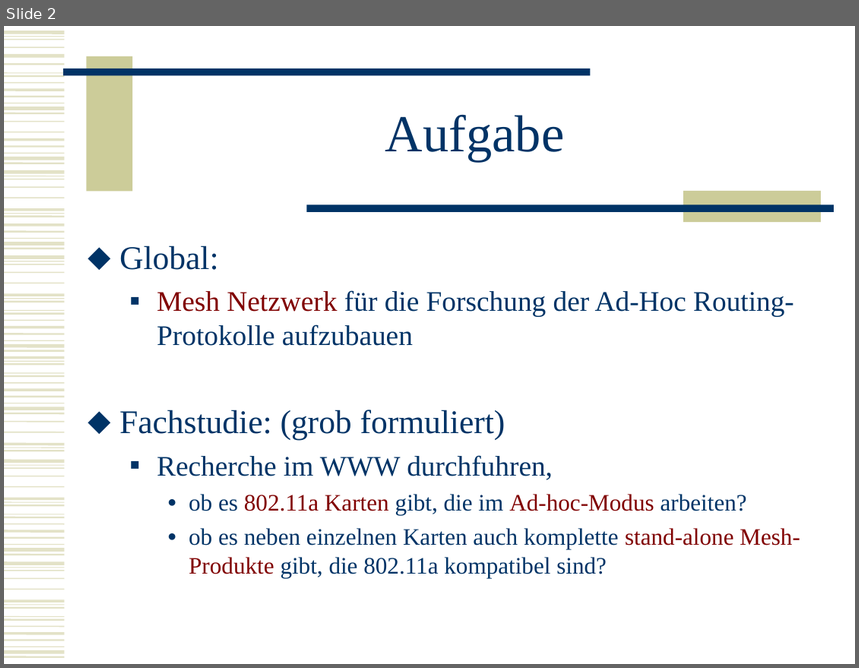
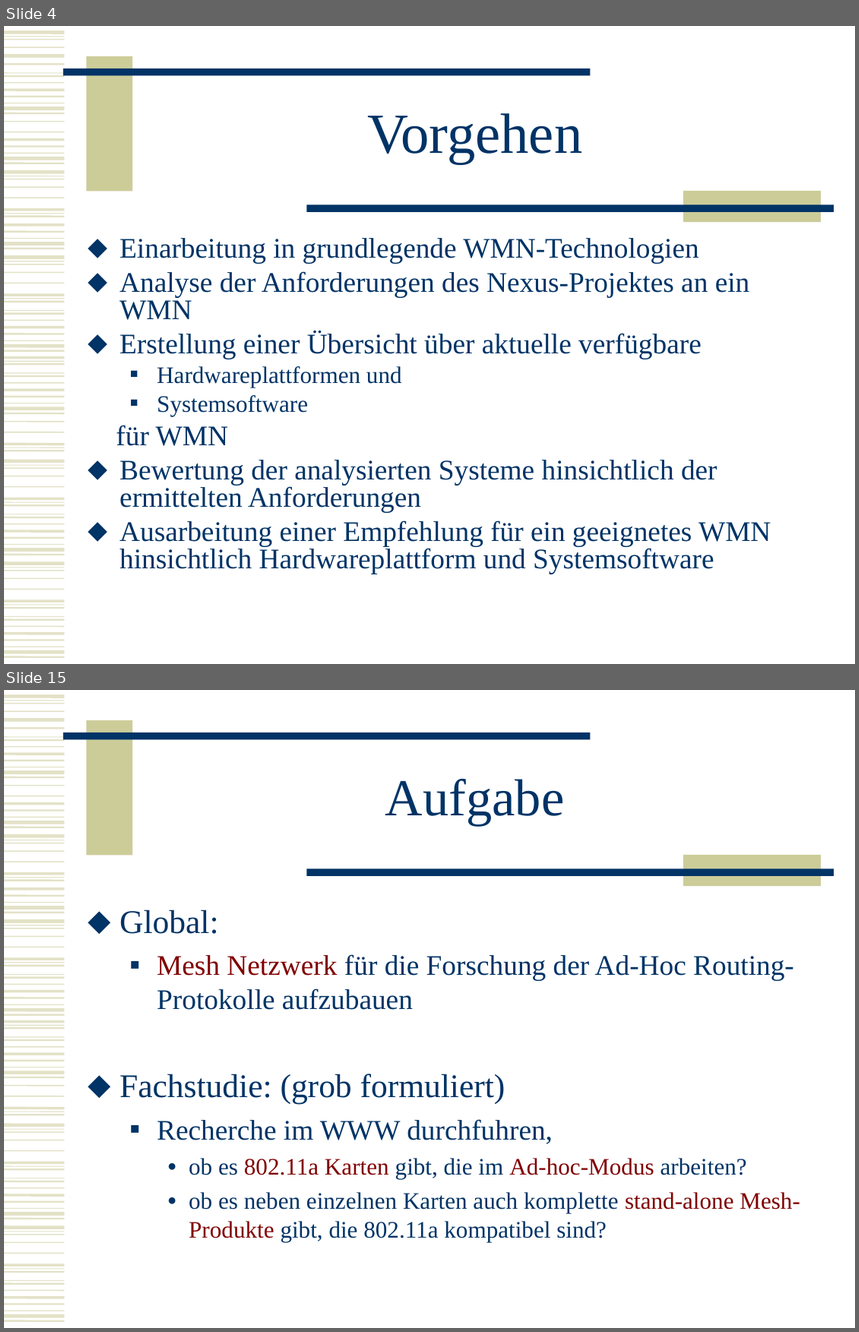
Before and after one commit to BackupTheBerlios/mesh2nexus-svn, a slide deck: documents/folien/MeshNew.ppt. Shown one above the other, each under a label of ours: slide 2 before the commit, slides 4 and 15 after it; the slides between them are not shown. The pictures are 859x668 and 859x1332 pixels, drawn with LibreOffice and Linux fonts; fonts in the diff are those of the drawing. Boxes give left, top, right and bottom in pixels: in the first picture for what was removed or moved away, otherwise in the second. Text is boxed around its words. In the diff, an @@ line names an element or a change of style, - is before the commit and + after.

Commit message:
ST: Folien - struktur und erste version

```diff
--- a/documents/folien/MeshNew.ppt
+++ b/documents/folien/MeshNew.ppt
@@ slide 4 added at [4,26,855,664], background #FFFFFF; not listed: 102 template elements that a slide beside it also shows @@
@@ title added at [367,113,582,164], 48 pt, text #003366 @@
+Vorgehen
@@ text added at [116,238,771,574], 24 pt, text #003366 @@
+⬥ Einarbeitung in grundlegende WMN-Technologien
+⬥ Analyse der Anforderungen des Nexus-Projektes an ein WMN
+⬥ Erstellung einer Übersicht über aktuelle verfügbare
+  ■ Hardwareplattformen und
+  ■ Systemsoftware
+für WMN
+⬥ Bewertung der analysierten Systeme hinsichtlich der ermittelten Anforderungen
+⬥ Ausarbeitung einer Empfehlung für ein geeignetes WMN hinsichtlich Hardwareplattform und Systemsoftware
@@ what was slide 2 is now slide 15 @@
```
Also in this commit, not shown: 1 slide changed, 15 other slides added, 1 slide removed.
